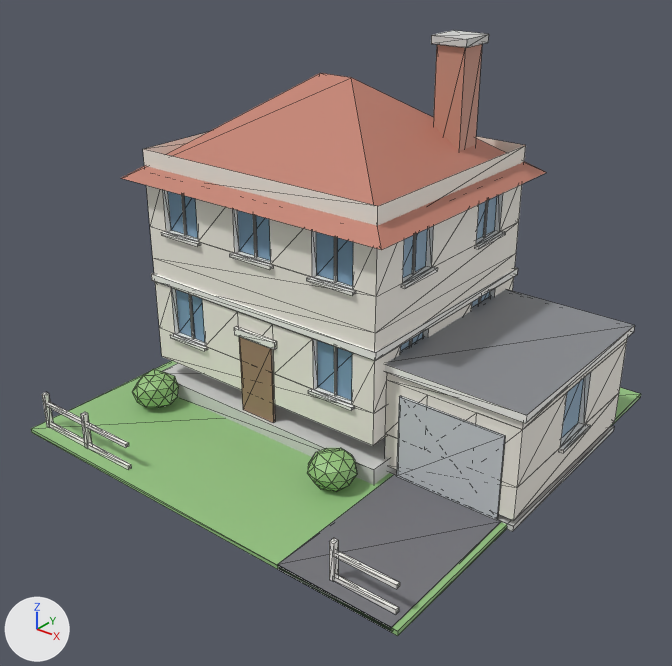
One commit to the glTF model assets/kit/buildings/r_1_1_c.glb: the scene before it, then after it.
Both versions are drawn from a 50 mm camera at (13.71, -17.58, 13.3) aimed at (0.43, -0.98, 3.01). Lighting does not change. The marker at lower left points along +X, +Y and +Z. The older version comes first. Mesh edges are drawn as thin lines. Vertices at exactly the same position are counted once.

In view in the first picture: 'r_1_1_c'.
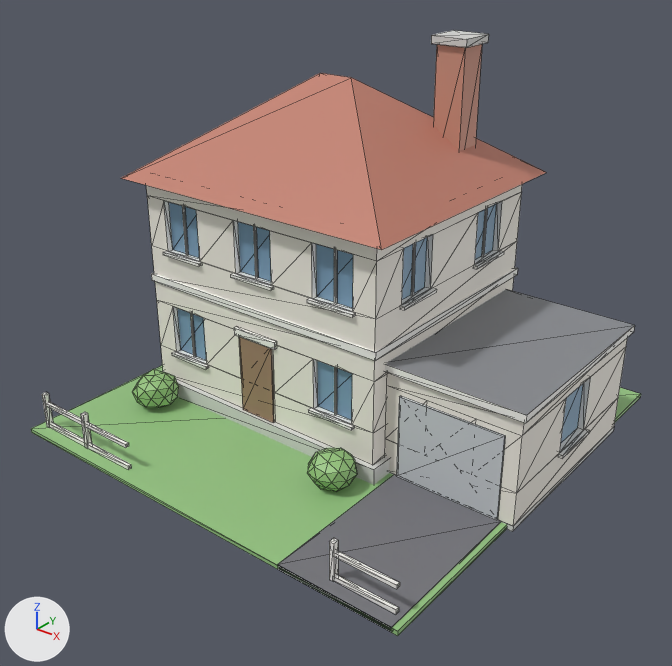
What the commit changed:
me_r_1_1_c is used by ob_r_1_1_c; location (0.0, 0.0, 0.0).
me_r_1_1_c had 794 vertices, 1110 faces and spanned x -6.0..6.27, y -6.0..6.0, z 0.0..9.95.
me_r_1_1_c now has 790 vertices, 1110 faces and spans x -6.0..6.27, y -6.0..6.0, z 0.0..9.95.
me_r_1_1_c part 1: the loose piece of 184 vertices spanning x -4.95..2.55, y -2.2..4.3, z 1.1..7.1 is moved by (0.0, 0.0, -0.55).
me_r_1_1_c part 2: the loose piece of 8 vertices spanning x -3.73..-3.67, y -2.1..-2.06, z 2.0..3.4 is moved by (0.0, 0.0, -0.55).
me_r_1_1_c part 3: the loose piece of 8 vertices spanning x -4.38..-3.02, y -2.32..-2.2, z 1.92..2.0 is moved by (0.0, 0.0, -0.55).
me_r_1_1_c part 4: the loose piece of 8 vertices spanning x 1.27..1.33, y -2.1..-2.06, z 2.0..3.4 is moved by (0.0, 0.0, -0.55).
me_r_1_1_c part 5: the loose piece of 8 vertices spanning x 0.62..1.98, y -2.32..-2.2, z 1.92..2.0 is moved by (0.0, 0.0, -0.55).
me_r_1_1_c part 6: the loose piece of 8 vertices spanning x -3.73..-3.67, y -2.1..-2.06, z 5.0..6.4 is moved by (0.0, 0.0, -0.55).
me_r_1_1_c part 7: the loose piece of 8 vertices spanning x -4.38..-3.02, y -2.32..-2.2, z 4.92..5.0 is moved by (0.0, 0.0, -0.55).
me_r_1_1_c part 8: the loose piece of 8 vertices spanning x -1.23..-1.17, y -2.1..-2.06, z 5.0..6.4 is moved by (0.0, 0.0, -0.55).
me_r_1_1_c part 9: the loose piece of 8 vertices spanning x -1.88..-0.52, y -2.32..-2.2, z 4.92..5.0 is moved by (0.0, 0.0, -0.55).
me_r_1_1_c part 10: the loose piece of 8 vertices spanning x 1.27..1.33, y -2.1..-2.06, z 5.0..6.4 is moved by (0.0, 0.0, -0.55).
me_r_1_1_c part 11: the loose piece of 8 vertices spanning x 0.62..1.98, y -2.32..-2.2, z 4.92..5.0 is moved by (0.0, 0.0, -0.55).
me_r_1_1_c part 12: the loose piece of 8 vertices spanning x 2.41..2.45, y -0.61..-0.55, z 5.0..6.4 is moved by (0.0, 0.0, -0.55).
me_r_1_1_c part 13: the loose piece of 8 vertices spanning x 2.55..2.67, y -1.26..0.1, z 4.92..5.0 is moved by (0.0, 0.0, -0.55).
me_r_1_1_c part 14: the loose piece of 8 vertices spanning x 2.41..2.45, y 2.64..2.7, z 5.0..6.4 is moved by (0.0, 0.0, -0.55).
me_r_1_1_c part 15: the loose piece of 8 vertices spanning x 2.55..2.67, y 2.0..3.36, z 4.92..5.0 is moved by (0.0, 0.0, -0.55).
me_r_1_1_c part 16: 56 vertices removed from x 2.55..6.27, y -1.7..3.92, z 0.3..3.1; 52 vertices added at x 2.55..6.27, y -1.7..3.92, z 0.97..2.95.
Other edits to the shape of me_r_1_1_c do not show in these pictures.

What differs and where, as boxes [x1, y1, x2, y2] in the pictures (672 x 666 px; the box of a moved part takes in the faces that stretch with it):
part 1 of me_r_1_1_c, moved or reshaped: before [143, 132, 526, 446]; after [146, 184, 522, 465]
part 2 of me_r_1_1_c, moved or reshaped: before [189, 294, 195, 339]; after [190, 313, 196, 357]
part 3 of me_r_1_1_c, moved or reshaped: before [170, 334, 208, 351]; after [171, 351, 209, 369]
part 4 of me_r_1_1_c, moved or reshaped: before [334, 346, 337, 396]; after [334, 367, 337, 415]
part 5 of me_r_1_1_c, moved or reshaped: before [308, 389, 355, 411]; after [308, 408, 354, 430]
part 6 of me_r_1_1_c, moved or reshaped: before [181, 195, 187, 236]; after [182, 206, 188, 256]
part 7 of me_r_1_1_c, moved or reshaped: before [161, 231, 201, 246]; after [163, 251, 202, 267]
part 8 of me_r_1_1_c, moved or reshaped: before [253, 215, 257, 258]; after [253, 226, 258, 278]
part 9 of me_r_1_1_c, moved or reshaped: before [229, 252, 273, 269]; after [230, 273, 274, 291]
part 10 of me_r_1_1_c, moved or reshaped: before [334, 237, 337, 282]; after [334, 249, 337, 304]
part 11 of me_r_1_1_c, moved or reshaped: before [306, 276, 356, 295]; after [307, 298, 355, 318]
part 12 of me_r_1_1_c, moved or reshaped: before [412, 234, 416, 274]; after [411, 243, 416, 296]
part 13 of me_r_1_1_c, moved or reshaped: before [401, 267, 438, 288]; after [400, 288, 437, 310]
part 14 of me_r_1_1_c, moved or reshaped: before [483, 200, 488, 237]; after [481, 208, 488, 257]
part 15 of me_r_1_1_c, moved or reshaped: before [474, 231, 505, 249]; after [473, 251, 504, 269]
part 16 of me_r_1_1_c, moved or reshaped: before [385, 338, 627, 521]; after [385, 338, 627, 526]
